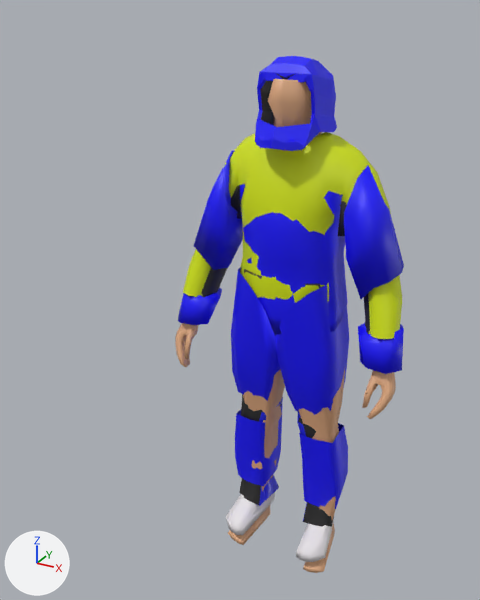
An edit to the FBX model Blender Assets/Characters/male_character.fbx, drawn before and after from the same camera.
Camera for both pictures: a 50 mm lens placed at (0.826, -1.847, 1.826), pointed at (-0.045, -0.263, 1.034). Arrows for +X, +Y and +Z are at lower left; the lights stay in place. Where no turn or scale is listed for an object, it has been applied to the vertices. Vertices at the same position are counted once.

The first picture shows 'Helmet', 'LeggingsMetal', 'Pants', 'Person', 'PlateBody', 'Shirt', 'Shoes'.
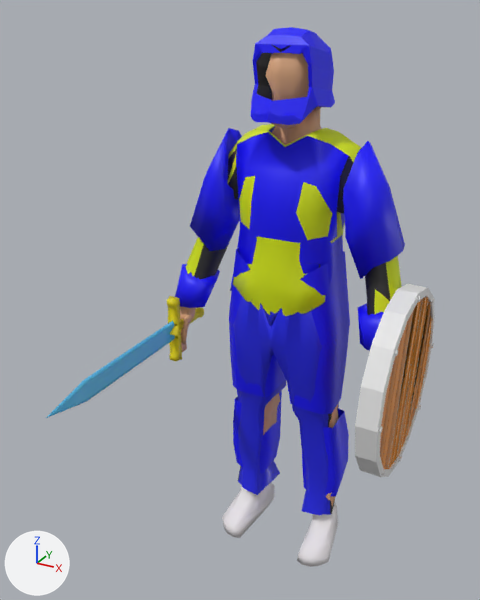
Changed parts and their boxes (x1, y1, x2, y2) in the pictures (480 x 600 px; the box of a moved part takes in the faces that stretch with it):
'PlateBody', moved, turned, rescaled
    before: (178, 151, 404, 374)
    after: (175, 125, 405, 351)
'LeggingsMetal', reshaped, moved, turned, rescaled
    before: (231, 267, 349, 527)
    after: (229, 248, 350, 514)
'Shirt', reshaped, moved, turned, rescaled
    before: (183, 132, 402, 339)
    after: (186, 124, 402, 316)
'Pants', reshaped, moved, turned, rescaled
    before: (253, 333, 307, 520)
    after: (233, 296, 339, 515)
'Shield', added
    after: (355, 284, 435, 477)
'Person', moved
    before: (175, 79, 396, 573)
    after: (180, 53, 339, 506)
'Helmet', moved
    before: (255, 56, 337, 151)
    after: (250, 27, 335, 125)
'Sword', added (blue)
    after: (46, 296, 204, 418)
'Shoes', mesh rescaled, moved
    before: (226, 492, 334, 562)
    after: (222, 483, 338, 567)
part 2 of me_cube_004, moved or reshaped
    before: (240, 252, 329, 303)
    after: (233, 236, 325, 316)
part 3 of me_leggings_000, moved or reshaped
    before: (231, 312, 345, 437)
    after: (229, 317, 346, 426)

The change, as a list of edits to the scene's bpy script:
```text
Change me_cube_005:
    where me_cube_005.from_pydata(...)  # 120 vertices, 106 faces; spans x -0.207..0.207, y -0.13..0.101, z -0.012..0.129
    me_cube_005 part 1: the whole mesh is scaled about its middle by (-1.06, 1.06, 1.06), then moved by (0.007, -0.022, -0.056)
Change me_leggings_000:
    used by ob_leggingsmetal; location = (0.0, 0.0, 0.0); scale = (1.06, 1.27, 1.02)
    remove me_leggings_000.from_pydata(...)  # 449 vertices, 384 faces; spans x -0.2..0.2, y -0.094..0.108, z 0.055..1.044
    add me_leggings_000.from_pydata(...)  # 445 vertices, 381 faces; spans x -0.2..0.2, y -0.094..0.108, z 0.055..1.044
    me_leggings_000 part 3
    5 vertices are removed from x -0.116..0.0, y -0.085..0.108, z 0.841..1.034
    14 faces are deleted
    12 vertices in x -0.137..0.137, y 0.046..0.059, z 0.495..0.642 move by (0.0, 0.007, 0.0)
    6 vertices in x -0.139..0.139, y -0.067..-0.058, z 0.628..0.637 move by (0.0, -0.007, 0.0)
    6 vertices in x -0.139..0.139, y -0.03..-0.024, z 0.494..0.496 move by (0.0, -0.006, 0.0)
    4 vertices in x -0.112..0.112, y 0.052..0.058, z 0.495..0.549 move by (0.0, 0.007, -0.001)
    4 vertices in x -0.134..0.134, y -0.03..-0.027, z 0.548 move by (0.0, -0.014, 0.0)
    32 vertices move from x -0.168..0.168, y -0.039..0.065, z 0.495..0.638 to x -0.177..0.177, y -0.051..0.062, z 0.495..0.637
    1 vertex is added at (-0.116, -0.003, 1.034)
    7 new faces join them, mat_armormetal (blue #0b00ff)
    4 new faces join them, mat_armorunderclothes (black #292929)
Change me_pants_001:
    remove me_pants_001.from_pydata(...)  # 275 vertices, 258 faces; spans x -0.192..0.192, y -0.111..0.118, z 0.055..1.044
    add me_pants_001.from_pydata(...)  # 264 vertices, 265 faces; spans x -0.192..0.192, y -0.114..0.124, z 0.055..1.019
    me_pants_001 part 4
    50 vertices are removed from x -0.136..0.121, y -0.111..0.108, z 0.763..1.038
    258 faces are deleted
    12 vertices in x -0.144..0.144, y -0.093..0.074, z 1.034..1.038 move by (0.0, 0.0, -0.025)
    6 vertices in x -0.099..0.099, y 0.078..0.094, z 0.772..1.007 move by (0.0, 0.014, 0.0)
    6 vertices in x -0.142..0.142, y 0.064..0.069, z 0.63..0.79 move by (0.0, 0.01, 0.0)
    5 vertices in x -0.125..0.125, y 0.074..0.096, z 1.036..1.038 move by (0.0, 0.014, -0.024)
    4 vertices in x -0.168..0.168, y -0.056..-0.055, z 0.621..0.792 move by (0.0, -0.01, 0.0)
    4 vertices in x -0.169..0.169, y 0.056..0.061, z 0.642..0.797 move by (0.0, 0.009, 0.0)
    78 vertices move from x -0.169..0.169, y -0.111..0.09, z 0.494..1.044 to x -0.172..0.172, y -0.094..0.104, z 0.49..1.019
    39 vertices are added at x -0.136..0.121, y -0.114..0.124, z 0.763..1.014
    265 new faces join them
Change me_cube_004:
    remove me_cube_004.from_pydata(...)  # 217 vertices, 196 faces; spans x -0.382..0.382, y -0.127..0.132, z 0.921..1.488
    add me_cube_004.from_pydata(...)  # 217 vertices, 196 faces; spans x -0.382..0.382, y -0.14..0.132, z 0.921..1.488
    me_cube_004 part 2: 27 of 217 vertices moved; they spanned x -0.159..0.159, y -0.121..-0.064, z 0.921..1.078 and now span x -0.159..0.159, y -0.14..-0.075, z 0.921..1.078; mean shift (0.0, -0.019, 0.0); largest move (0.083, -0.1, 1.036) -> (0.083, -0.128, 1.036)
Change ob_shoes:
    ob_shoes.location: (0.0, 0.0, 0.0) -> (0.003, 0.0, 0.074)
Change ob_leggingsmetal:
    ob_leggingsmetal.location: (0.0, 0.0, 0.0) -> (0.003, -0.018, 0.074)
    ob_leggingsmetal.rotation_euler: (0.0, 0.0, 0.0) -> (3.142, 0.0, 0.0)  # degrees (0, 0, 0) -> degrees (180, 0, 0)
    ob_leggingsmetal.scale: (1.06, 1.27, 1.02) -> (-1.06, -1.27, -1.02)
Change ob_helmet:
    ob_helmet.location: (0.0, -0.028, 1.569) -> (0.0, -0.056, 1.644)
Change ob_pants:
    ob_pants.location: (0.0, 0.0, 0.0) -> (0.003, -0.023, 0.074)
    ob_pants.rotation_euler: (0.0, 0.0, 0.0) -> (3.142, 0.0, 0.0)  # degrees (0, 0, 0) -> degrees (180, 0, 0)
    ob_pants.scale: (1.0, 1.0, 1.0) -> (-1.0, -1.18, -1.0)
Change ob_person:
    ob_person.location: (0.0, 0.0, 0.0) -> (0.0, -0.016, 0.068)
Change ob_shirt:
    ob_shirt.location: (0.0, 0.0, 0.0) -> (0.003, -0.016, 0.015)
    ob_shirt.rotation_euler: (0.0, 0.0, 0.0) -> (3.142, 0.0, 0.0)  # degrees (0, 0, 0) -> degrees (180, 0, 0)
    ob_shirt.scale: (1.0, 1.0, 1.0) -> (-1.0, -1.06, -1.0)
Change ob_platebody:
    ob_platebody.location: (0.0, 0.0, 0.0) -> (0.007, -0.022, 0.074)
    ob_platebody.rotation_euler: (0.0, 0.0, 0.0) -> (3.142, 0.0, 0.0)  # degrees (0, 0, 0) -> degrees (180, 0, 0)
    ob_platebody.scale: (1.0, 1.0, 1.0) -> (-1.0, -1.0, -1.0)
Add ob_sword:
    ob_sword = bpy.data.objects.new('Sword', me_cube_004_1)  # 154 vertices, 159 faces; spans x -0.019..0.019, y -0.684..0.094, z -0.115..0.115; in mat_material (white #e7e7e7), mat_blade (blue #55bae7), mat_handle (yellow #e7d707)
    ob_sword.location = (-0.337, -0.112, 0.837)
Add ob_shield:
    ob_shield = bpy.data.objects.new('Shield', me_cube_005_1)  # 510 vertices, 330 faces; spans x -0.002..0.089, y -0.287..0.285, z -0.286..0.286; in mat_shieldedgeandhandle (white #e7e7e7), mat_shield (orange #e78c23)
    ob_shield.location = (0.358, -0.117, 0.815)
```
